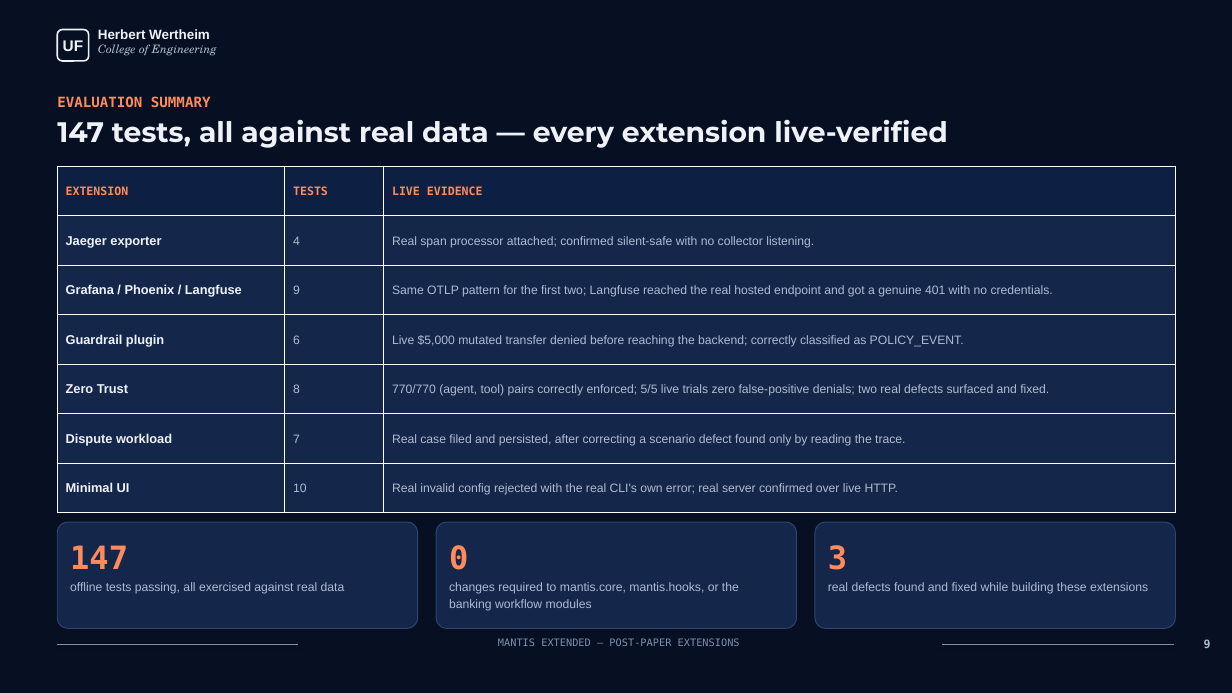
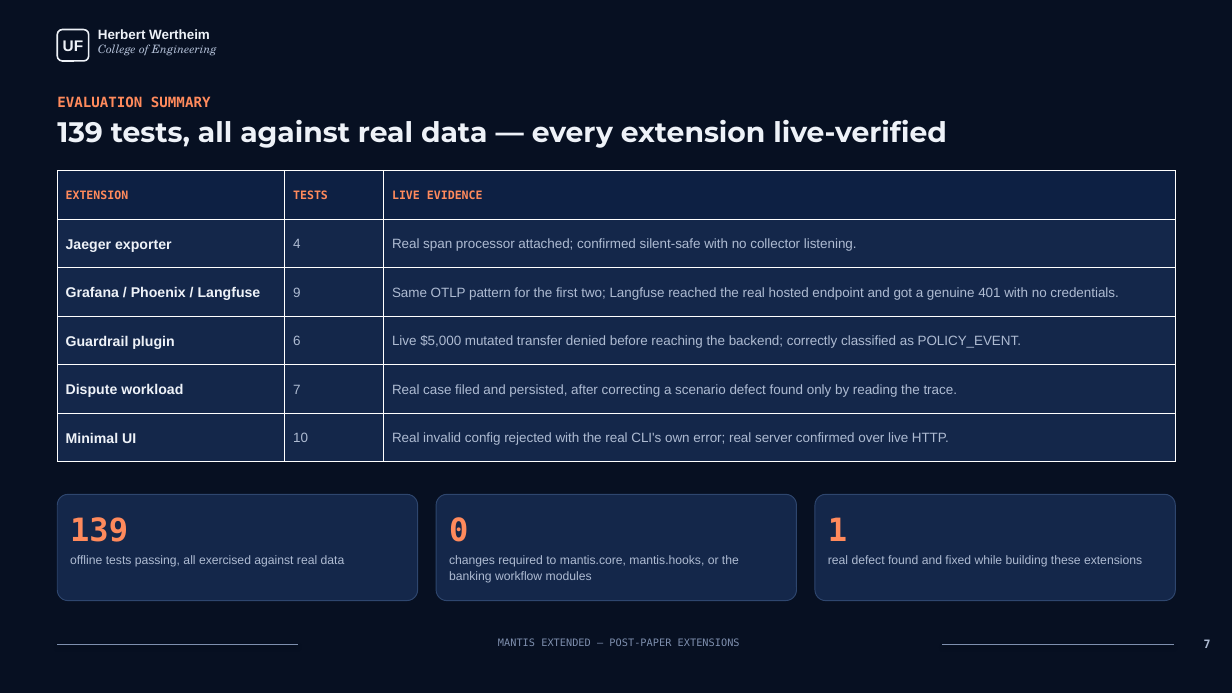
Before and after one commit to smartsystemslab-uf/MANTIS, a slide deck: slide 7 of MANTIS_Demo_Extensions.pptx (slide 9 before the commit). Drawn at 1232x693 pixels with LibreOffice and Linux fonts; fonts in the diff are those of the drawing. Boxes give left, top, right and bottom in pixels: in the first picture for what was removed or moved away, otherwise in the second. Text is boxed around its words. In the diff, an @@ line names an element or a change of style, - is before the commit and + after.

```diff
--- a/MANTIS_Demo_Extensions.pptx
+++ b/MANTIS_Demo_Extensions.pptx
@@ text at (57,120,947,148): text changed @@
-147 tests, all against real data — every extension live-verified
+139 tests, all against real data — every extension live-verified
@@ table at (57,171,1176,462) @@
-row 5: Zero Trust | 8 | 770/770 (agent, tool) pairs correctly enforced; 5/5 live trials zero false-positive denials; two real defects surfaced and fixed.
@@ table: place and size @@
-table at (57,166,1176,513)
+table at (57,171,1176,462)
@@ text "0": place and size @@
-text "0" at (449,545,468,570)
+text "0" at (449,517,468,542)
@@ 3 rounded rectangles, 2 texts: place and size @@
-3 rounded rectangles, 2 texts at (57,522,1176,628)
+3 rounded rectangles, 2 texts at (57,494,1176,601)
@@ text at (70,517,128,542): text changed @@
-147
+139
@@ text at (828,517,847,541): text changed @@
-3
+1
@@ text at (828,555,1142,567): text changed @@
-real defects found and fixed while building these extensions
+real defect found and fixed while building these extensions
@@ text at (1204,639,1211,648): text changed @@
-9
+7
```
Also in this commit, not shown: 6 other slides changed, 2 slides removed, 1 other file.
